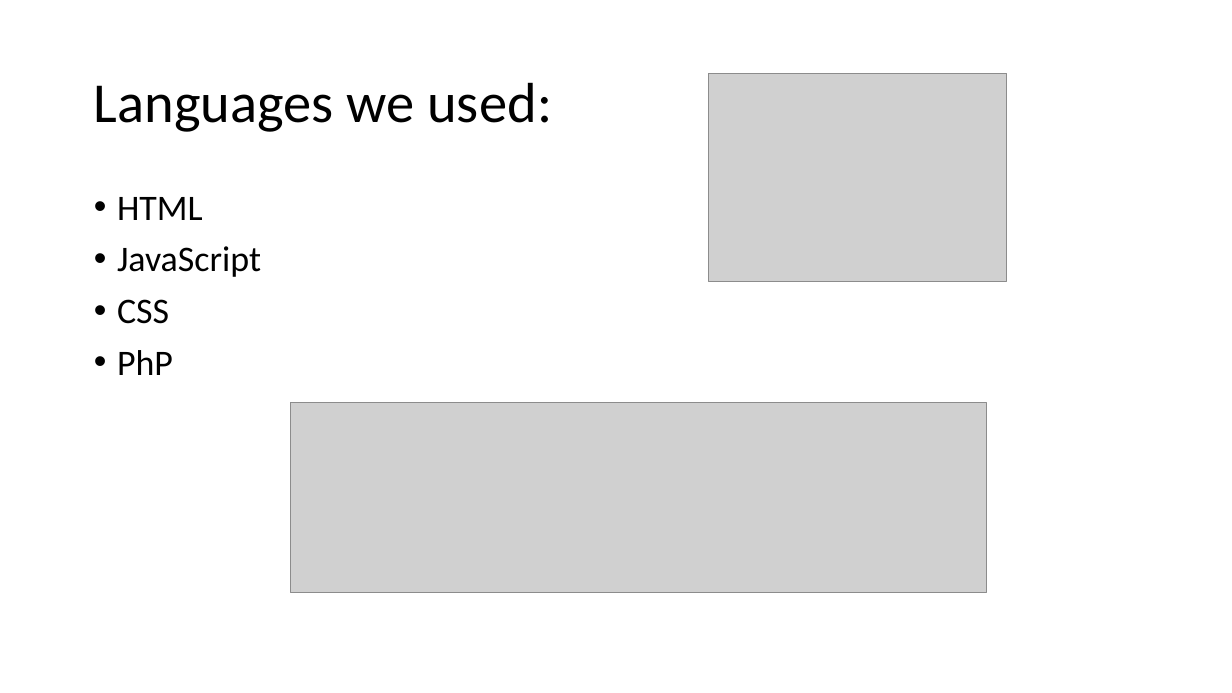
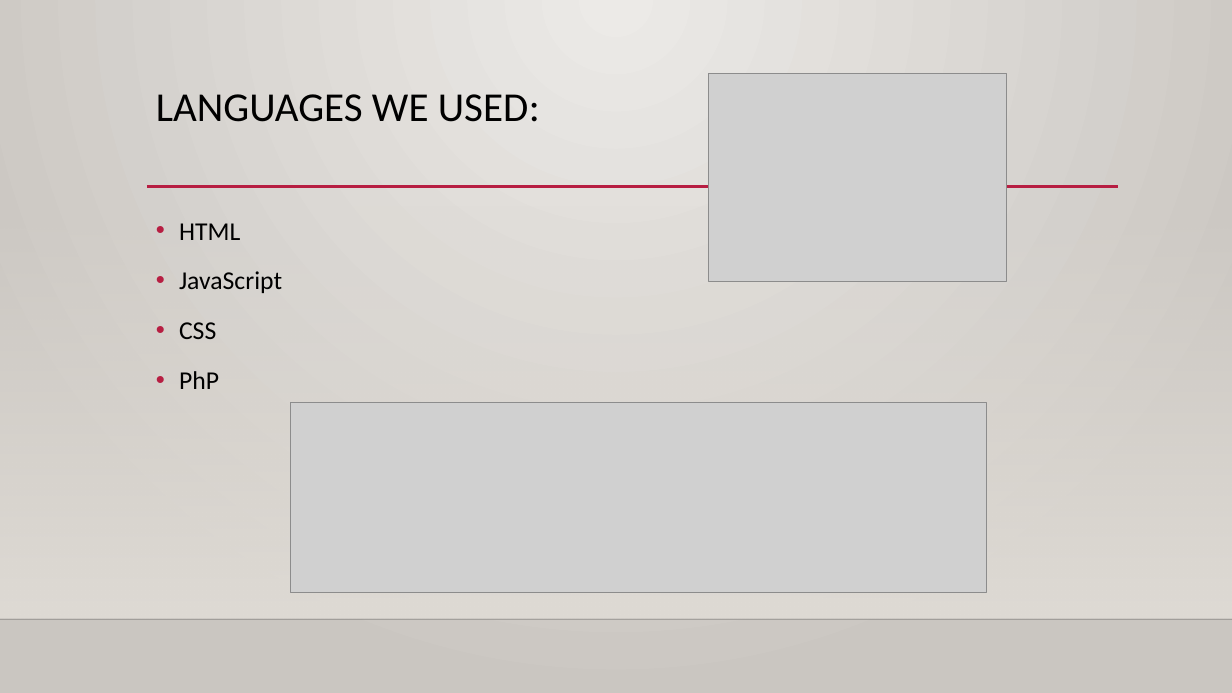
Before and after one commit to Luluemzi/Zaloghaz, a slide deck: slide 4 of Pawnshop_and_Jewelry_Store.pptx (slide 3 before the commit). Drawn at 1232x693 pixels with LibreOffice and Linux fonts; fonts in the diff are those of the drawing; grey boxes stand for pictures; background and template pictures are left out. Boxes give left, top, right and bottom in pixels: in the first picture for what was removed or moved away, otherwise in the second. Text is boxed around its words. In the diff, an @@ line names an element or a change of style, - is before the commit and + after.

```diff
--- a/Pawnshop_and_Jewelry_Store.pptx
+++ b/Pawnshop_and_Jewelry_Store.pptx
@@ background #FFFFFF to gradient #ECEAE7 to #CAC7C1 @@
@@ title "LANGUAGES WE USED:" at [156,94,540,122]: vertical alignment middle to top @@
@@ title at [156,94,540,122]: text changed; size 44 to 32 pt @@
-Languages we used:
+LANGUAGES WE USED:
@@ rectangle added at [0,204,1232,619], fill gradient #DFDBD5 @@
@@ text "HTML": place and size @@
-text "HTML" at [117,197,261,375]
+text "HTML" at [179,223,282,389]
@@ text "HTML" at [179,223,282,389]: size 28 to 20 pt; line spacing 0.9 to 1.2 @@
@@ line added from (147, 187) to (1118, 187), #B71E42 2.5 pt @@
@@ line added from (0, 619) to (1232, 619), #000001 1 pt @@
```
Also in this commit, not shown: 10 other slides changed, 6 slides added, 2 slides removed, 1 other file.
